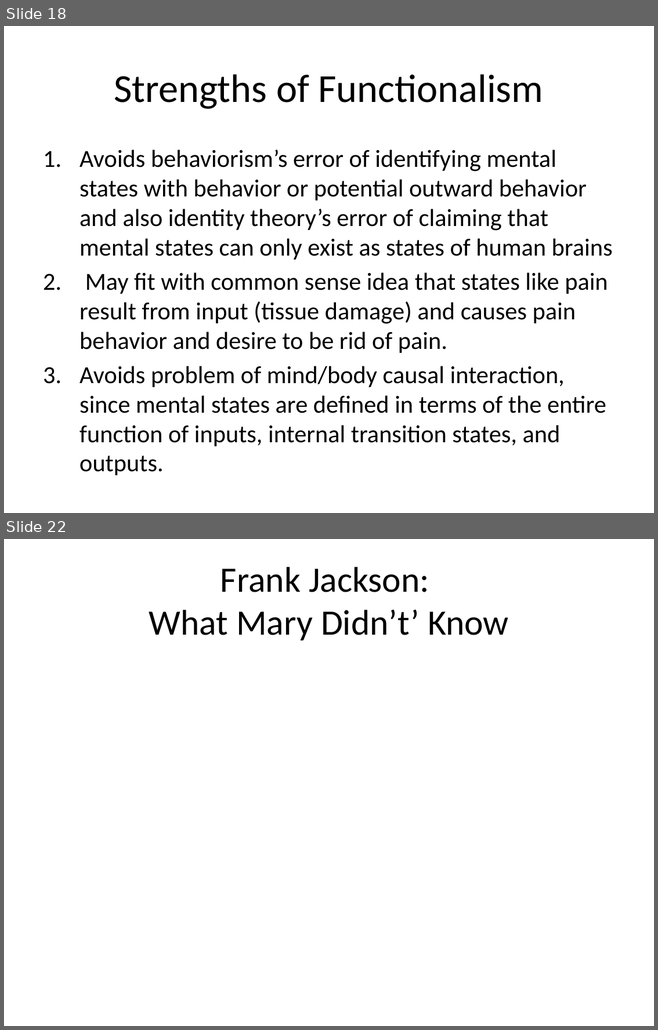
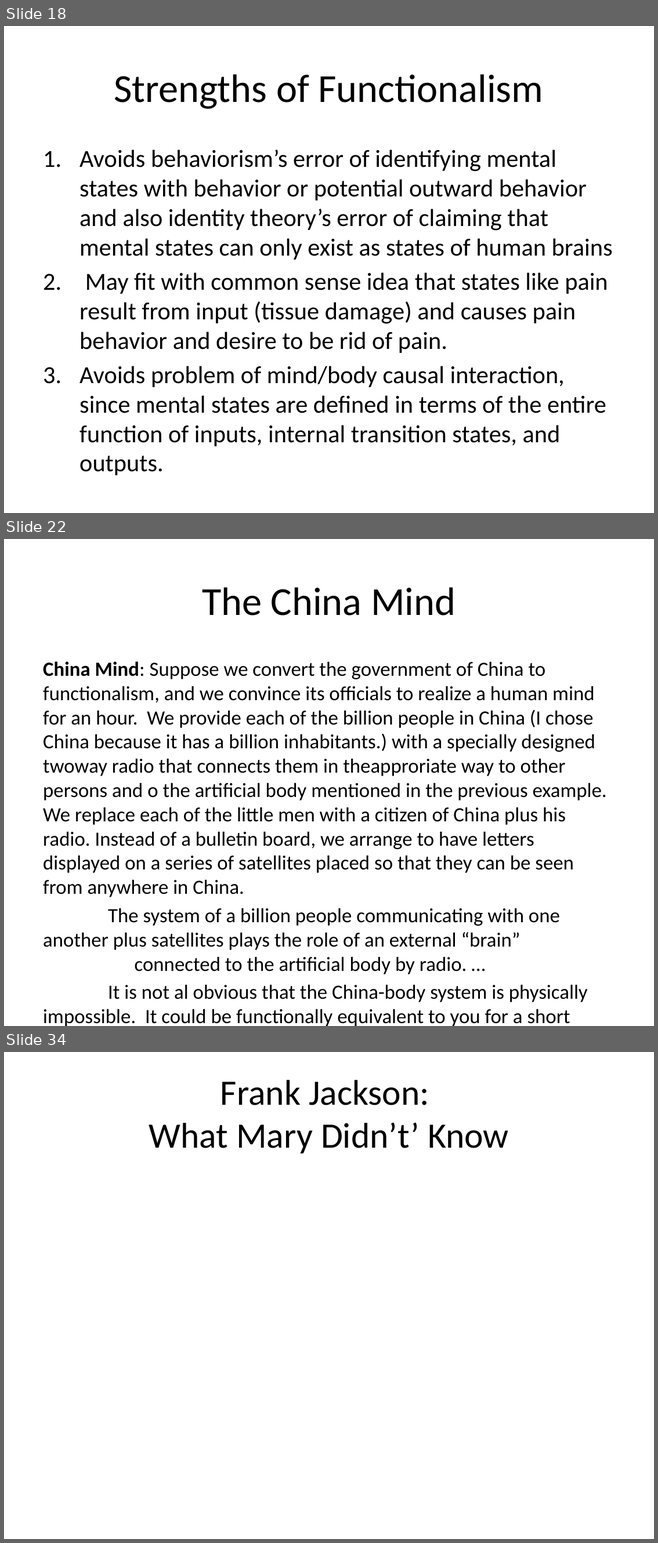
Before and after one commit to Ediblelnk/Kutztown-MSC, a slide deck: PHI241-philosophy-of-the-mind/lecture-slides/Maslin Chapter 5 Functionalism.pptx. Shown one above the other, each under a label of ours: slides 18 and 22 before the commit, slides 18, 22 and 34 after it; the slides between them are not shown. The pictures are 658x1030 and 658x1543 pixels, drawn with LibreOffice and Linux fonts; fonts in the diff are those of the drawing. Boxes give left, top, right and bottom in pixels: in the first picture for what was removed or moved away, otherwise in the second. Text is boxed around its words. In the diff, an @@ line names an element or a change of style, - is before the commit and + after.

```diff
--- a/PHI241-philosophy-of-the-mind/lecture-slides/Maslin Chapter 5 Functionalism.pptx
+++ b/PHI241-philosophy-of-the-mind/lecture-slides/Maslin Chapter 5 Functionalism.pptx
@@ slide 22 added at (x1=4, y1=539, x2=654, y2=1026), background #FFFFFF @@
@@ title added at (x1=202, y1=587, x2=455, y2=616), 44 pt, text #000000 @@
+The China Mind
@@ text added at (x1=43, y1=661, x2=607, y2=1026), 22.4 pt, text #000000 @@
+China Mind: Suppose we convert the government of China to functionalism, and we convince its officials to realize a human mind for an hour. We provide each of the billion people in China (I chose China because it has a billion inhabitants.) with a specially designed twoway radio that connects them in theapproriate way to other persons and o the artificial body mentioned in the previous example. We replace each of the little men with a citizen of China plus his radio. Instead of a bulletin board, we arrange to have letters displayed on a series of satellites placed so that they can be seen from anywhere in China.
+The system of a billion people communicating with one another plus satellites plays the role of an external “brain” connected to the artificial body by radio. …
+It is not al obvious that the China-body system is physically impossible. It could be functionally equivalent to you for a short time, say an hour. (Block)
@@ what was slide 22 is now slide 34 @@
```
Also in this commit, not shown: 4 slides changed, 11 other slides added, 1 other file.
